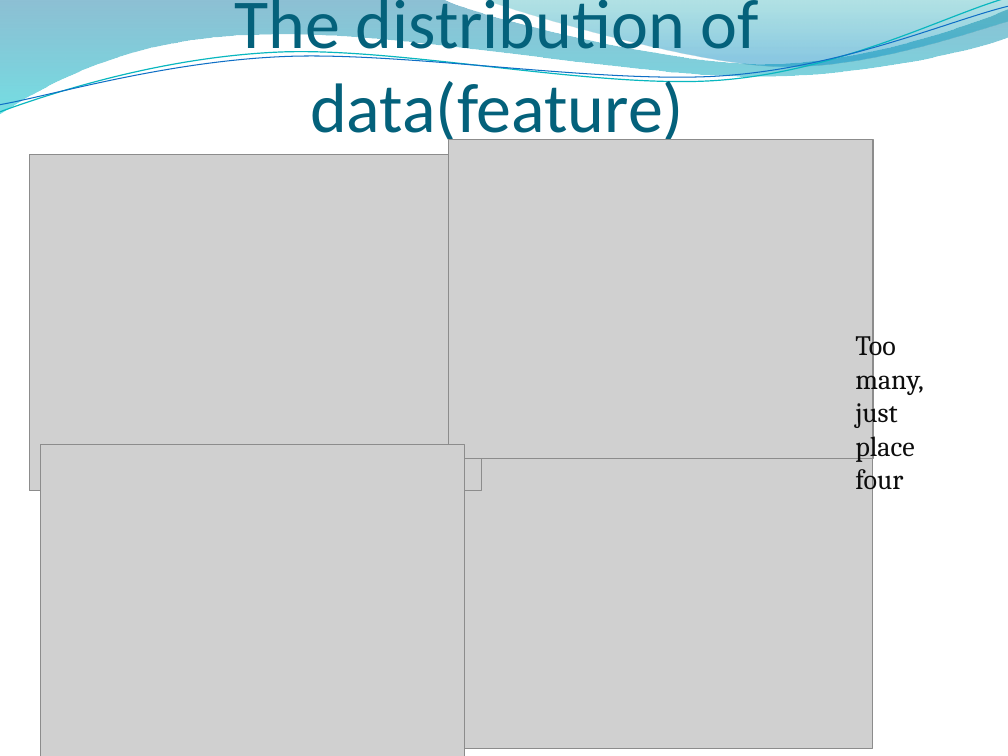
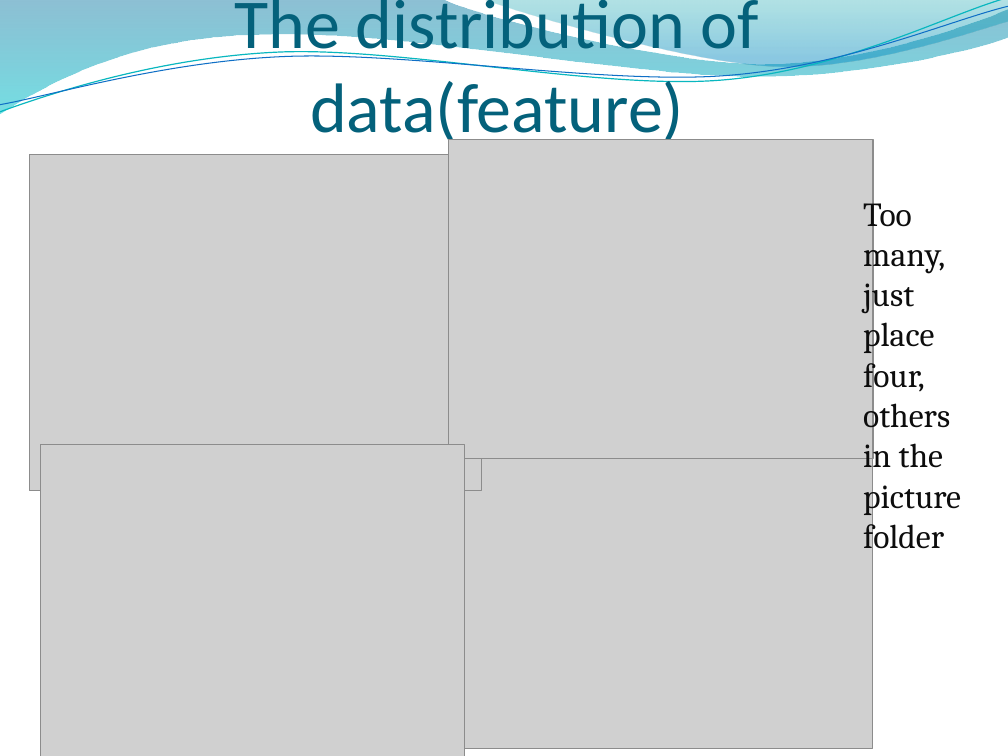
Before and after one commit to tim310579/Machine-Learning_HW, a slide deck: slide 5 of ML_fp/report.pptx. Drawn at 1008x756 pixels with LibreOffice and Linux fonts; fonts in the diff are those of the drawing; grey boxes stand for pictures; background and template pictures are left out. Boxes give left, top, right and bottom in pixels: in the first picture for what was removed or moved away, otherwise in the second. Text is boxed around its words. In the diff, an @@ line names an element or a change of style, - is before the commit and + after.

```diff
--- a/ML_fp/report.pptx
+++ b/ML_fp/report.pptx
@@ text at <box>863,195,961,556</box>: text changed; size 20 to 24 pt @@
-Too many, just place four
+Too many, just place four, others in the picture folder
```
Also in this commit, not shown: 1 other slide changed.
